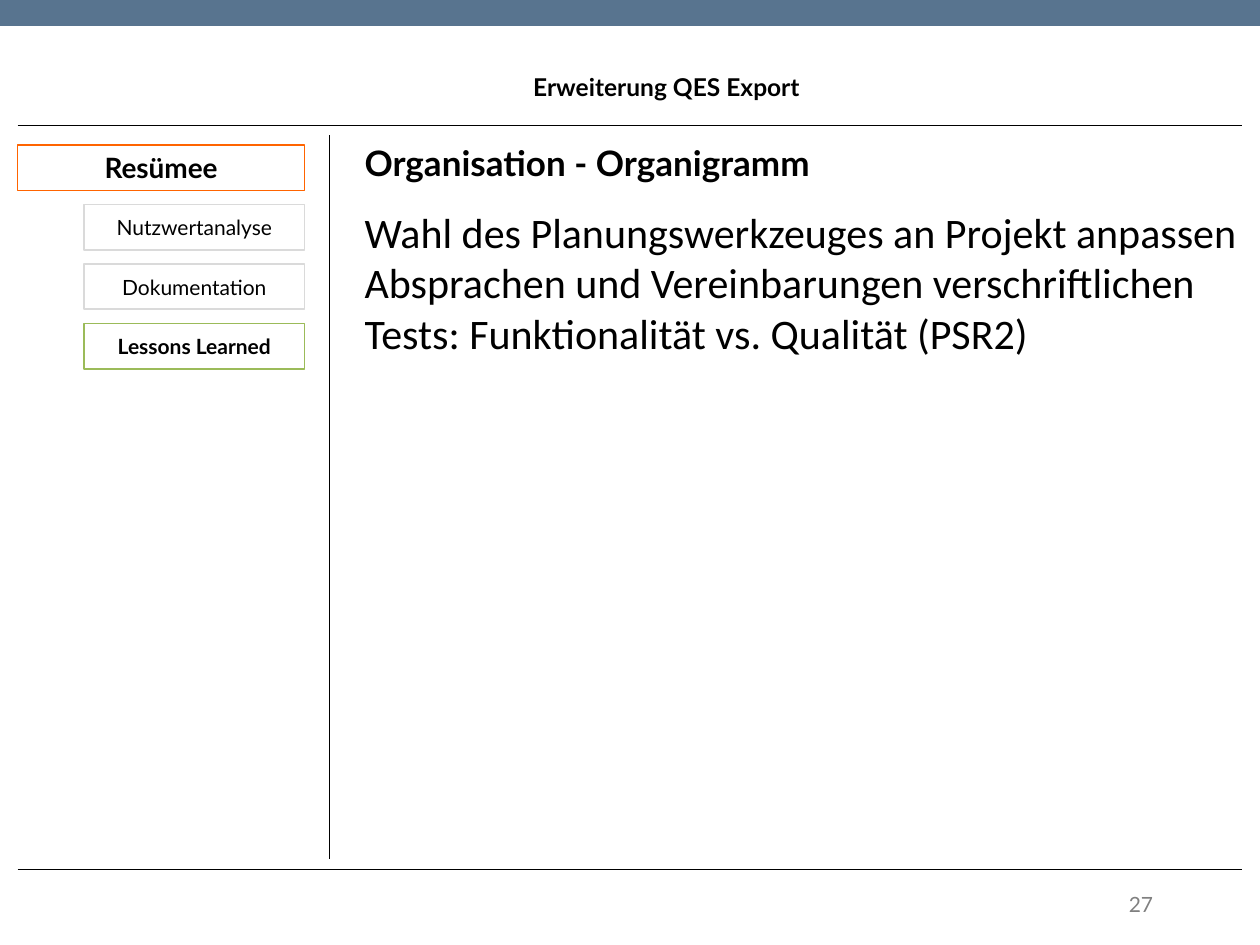
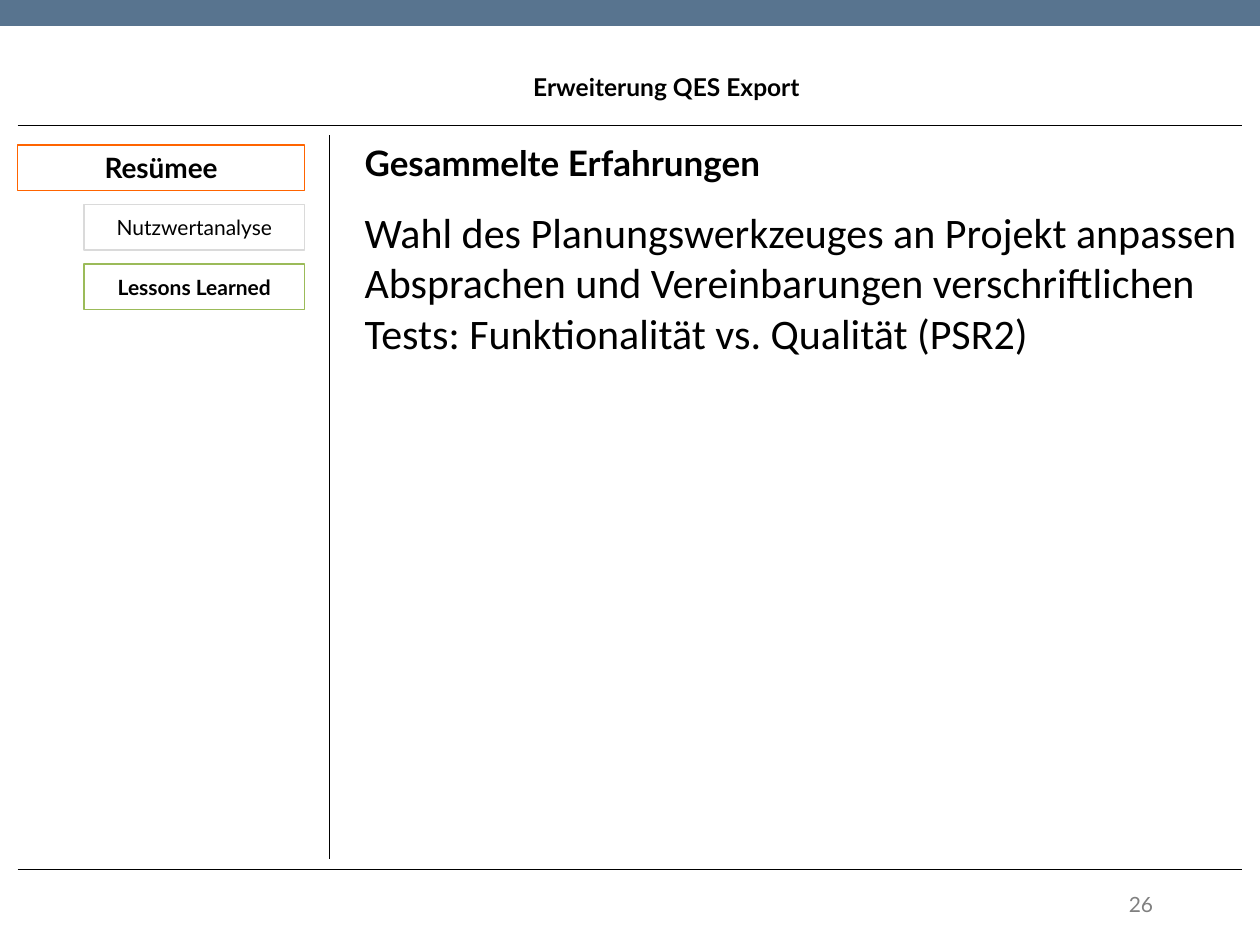
Before and after one commit to TwoHorus/dbExelExportLaravel, a slide deck: slide 26 of DOC/Fachgespraech.pptx (slide 27 before the commit). Drawn at 1260x945 pixels with LibreOffice and Linux fonts; fonts in the diff are those of the drawing; background and template pictures are left out. Boxes give left, top, right and bottom in pixels: in the first picture for what was removed or moved away, otherwise in the second. Text is boxed around its words. In the diff, an @@ line names an element or a change of style, - is before the commit and + after.

```diff
--- a/DOC/Fachgespraech.pptx
+++ b/DOC/Fachgespraech.pptx
@@ text at [365, 150, 760, 183]: text changed @@
-Organisation - Organigramm
+Gesammelte Erfahrungen
@@ rectangle "Lessons Learned": place and size @@
-rectangle "Lessons Learned" at [84, 324, 305, 369]
+rectangle "Lessons Learned" at [84, 265, 305, 310]
@@ rectangle removed at [84, 265, 305, 310] @@
-Dokumentation
@@ page number at [1129, 897, 1153, 912]: text changed @@
-27
+26
```
Also in this commit, not shown: 3 other slides changed, 1 slide removed.
